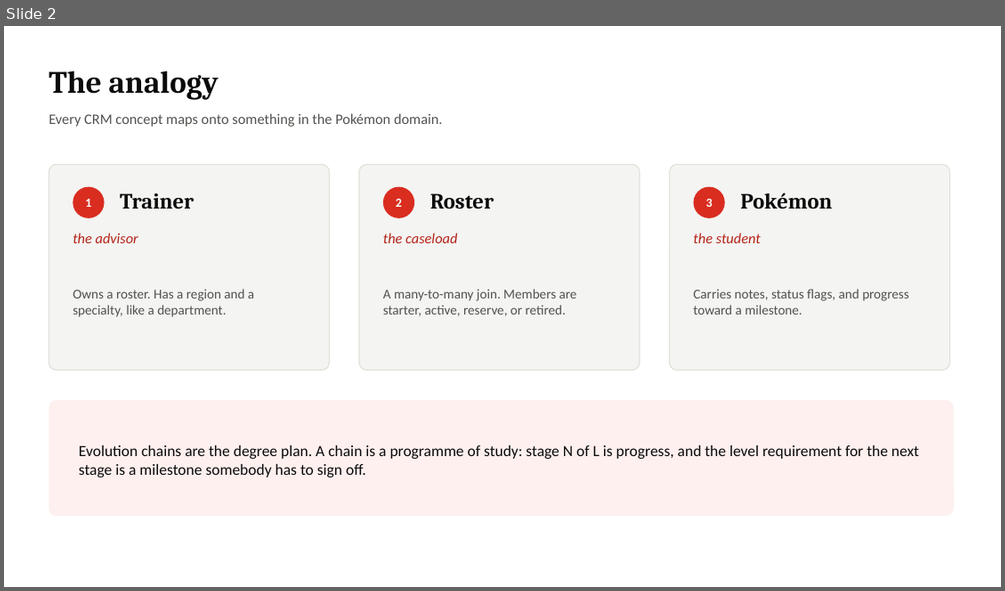
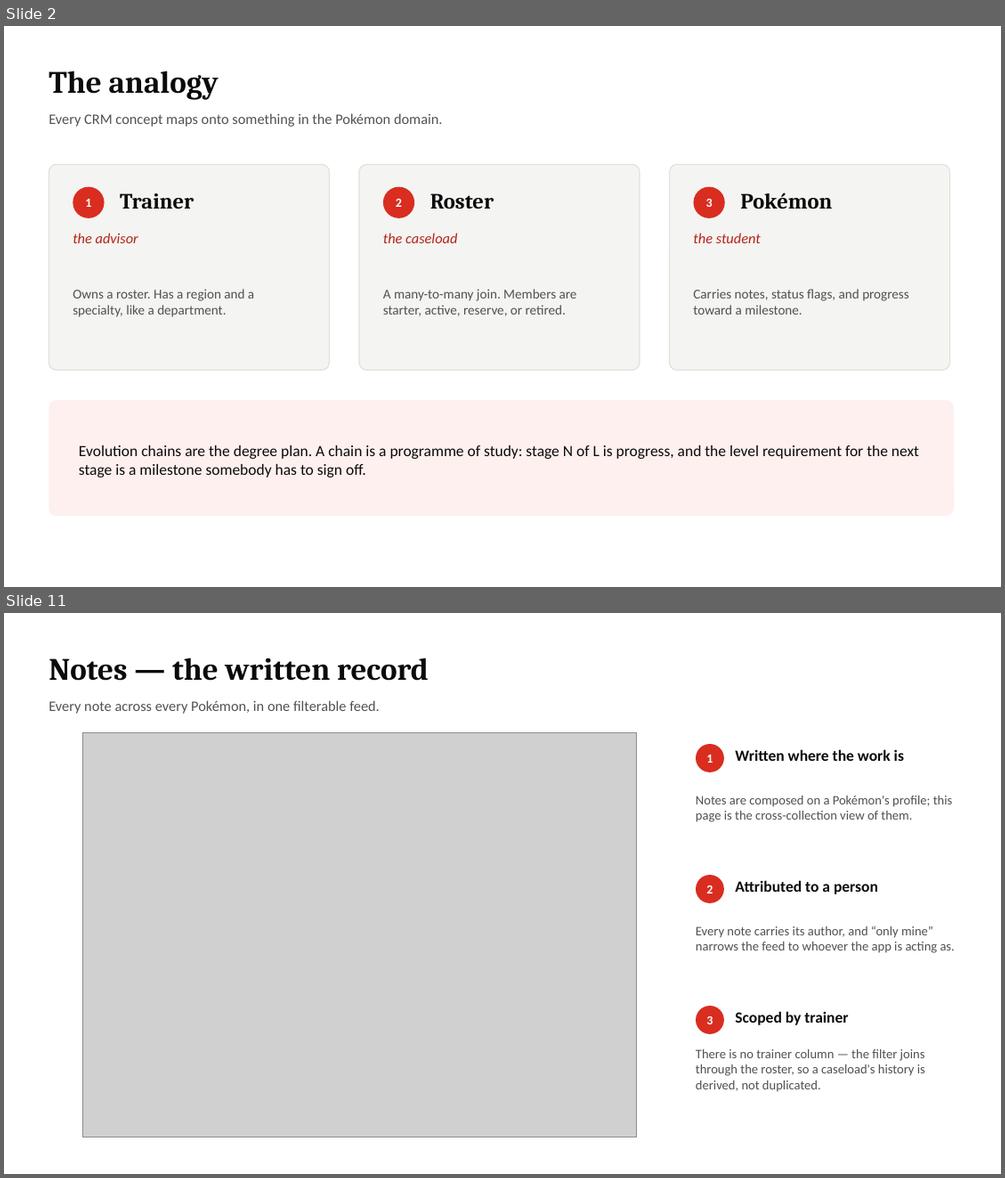
Before and after one commit to ethandbard/pokemon-crm, a slide deck: docs/Pokemon-CRM-demo.pptx. Shown one above the other, each under a label of ours: slide 2 before the commit, slides 2 and 11 after it; the slides between them are not shown. The pictures are 1005x591 and 1005x1178 pixels, drawn with LibreOffice and Linux fonts; fonts in the diff are those of the drawing; grey boxes stand for pictures. Boxes give left, top, right and bottom in pixels: in the first picture for what was removed or moved away, otherwise in the second. Text is boxed around its words. In the diff, an @@ line names an element or a change of style, - is before the commit and + after.

```diff
--- a/docs/Pokemon-CRM-demo.pptx
+++ b/docs/Pokemon-CRM-demo.pptx
@@ slide 11 added at box(4, 613, 1001, 1174), background #FFFFFF @@
@@ text added at box(48, 657, 429, 681), 30 pt, text #0B0B0B, bold @@
+Notes — the written record
@@ text added at box(48, 700, 380, 714), 14 pt, text #52514E @@
+Every note across every Pokémon, in one filterable feed.
@@ picture added at box(82, 732, 637, 1136) @@
@@ ellipse added at box(696, 744, 724, 772), fill #D92D20 @@
@@ text added at box(706, 755, 712, 763), 12 pt, text #FFFFFF, bold @@
+1
@@ text added at box(735, 749, 904, 761), 15 pt, text #0B0B0B, bold @@
+Written where the work is
@@ text added at box(696, 795, 953, 822), 12.5 pt, text #52514E @@
+Notes are composed on a Pokémon's profile; this page is the cross-collection view of them.
@@ ellipse added at box(696, 875, 724, 903), fill #D92D20 @@
@@ text added at box(706, 885, 712, 893), 12 pt, text #FFFFFF, bold @@
+2
@@ text added at box(735, 880, 878, 894), 15 pt, text #0B0B0B, bold @@
+Attributed to a person
@@ text added at box(696, 925, 955, 953), 12.5 pt, text #52514E @@
+Every note carries its author, and “only mine” narrows the feed to whoever the app is acting as.
@@ ellipse added at box(696, 1005, 724, 1034), fill #D92D20 @@
@@ text added at box(735, 1011, 848, 1025), 15 pt, text #0B0B0B, bold @@
+Scoped by trainer
@@ text added at box(706, 1016, 712, 1024), 12 pt, text #FFFFFF, bold @@
+3
@@ text added at box(696, 1049, 925, 1092), 12.5 pt, text #52514E @@
+There is no trainer column — the filter joins through the roster, so a caseload's history is derived, not duplicated.
```
Also in this commit, not shown: 10 slides changed, 4 other slides added, 9 other files.
